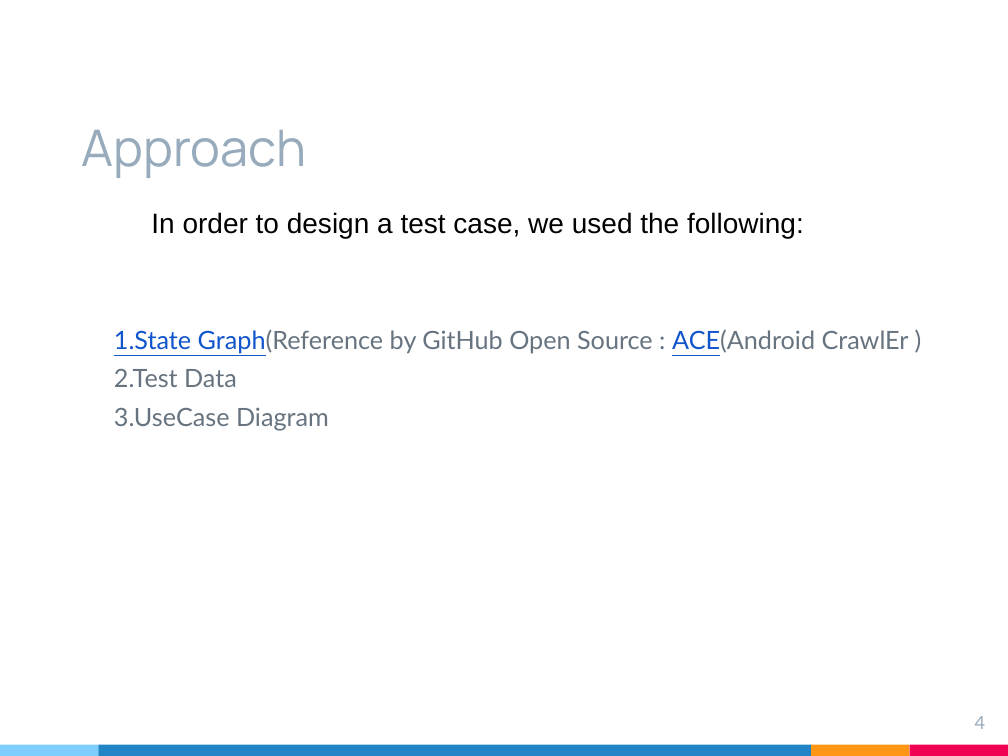
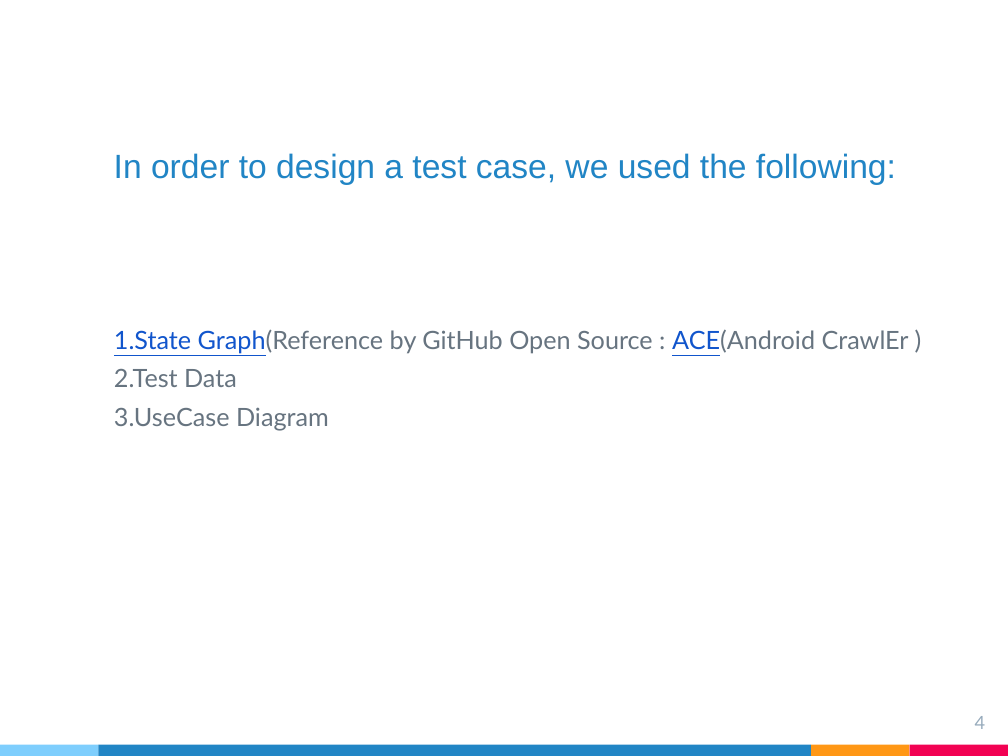
Before and after one commit to likesm0887/STV-Project, a slide deck: slide 4 of Document/軟體測試期末簡報.pptx. Drawn at 1008x756 pixels with LibreOffice and Linux fonts; fonts in the diff are those of the drawing. Boxes give left, top, right and bottom in pixels: in the first picture for what was removed or moved away, otherwise in the second. Text is boxed around its words. In the diff, an @@ line names an element or a change of style, - is before the commit and + after.

```diff
--- a/Document/軟體測試期末簡報.pptx
+++ b/Document/軟體測試期末簡報.pptx
@@ title removed at (81,130,306,178) @@
-Approach
@@ text "In order to design a ...": place and size @@
-text "In order to design a ..." at (151,212,804,238)
+text "In order to design a ..." at (114,153,896,185)
@@ text "In order to design a ..." at (114,153,896,185): size 20 to 24 pt, text colour #000000 to #2185C5 @@
```
Also in this commit, not shown: 13 other slides changed, 7 slides added, 4 slides removed, 6 other files.
